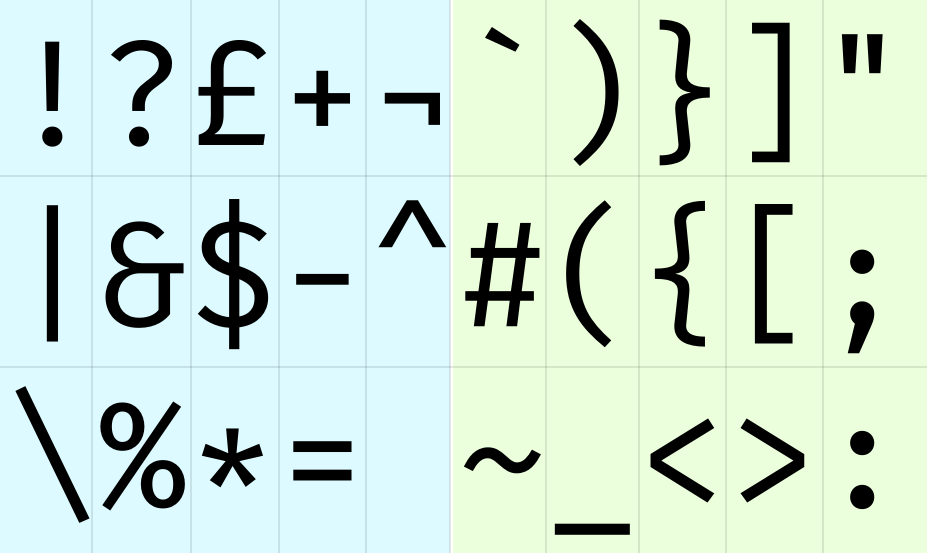
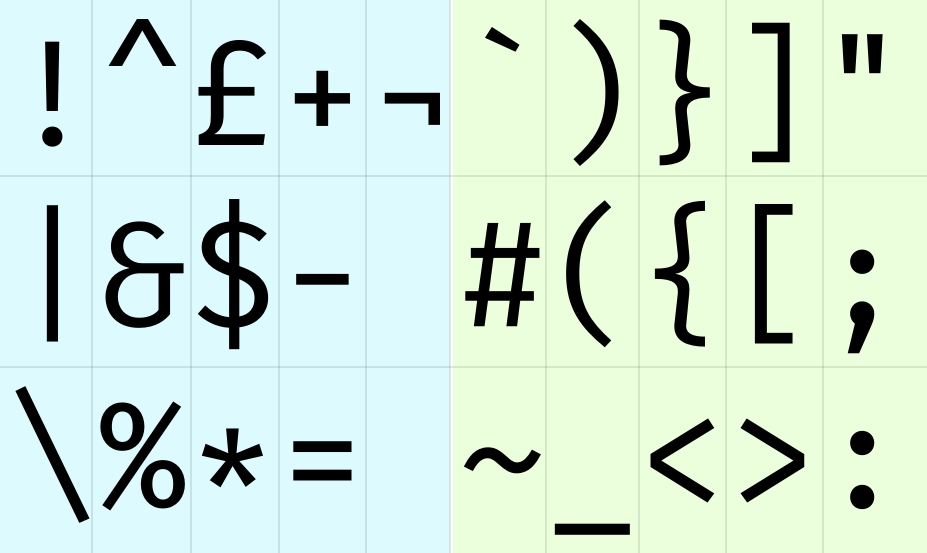
Layered file, before and after one edit (927 × 553). Changes by layer:
painted on "Background" over [108, 19, 447, 248]
